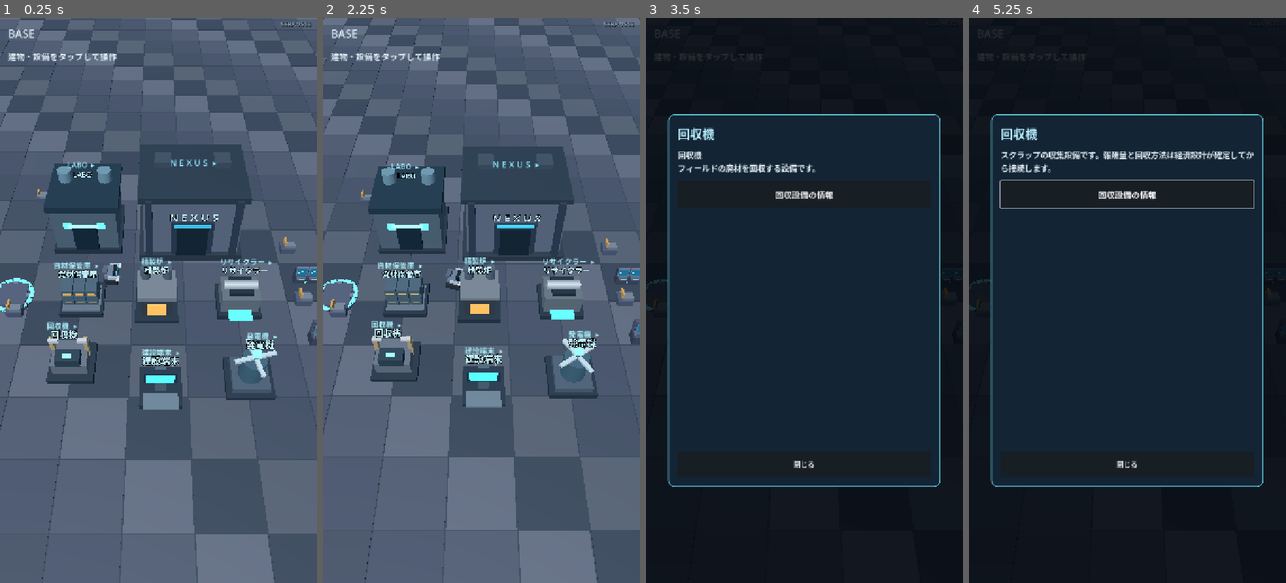
Above: before the commit, frames 1-4 (left to right).
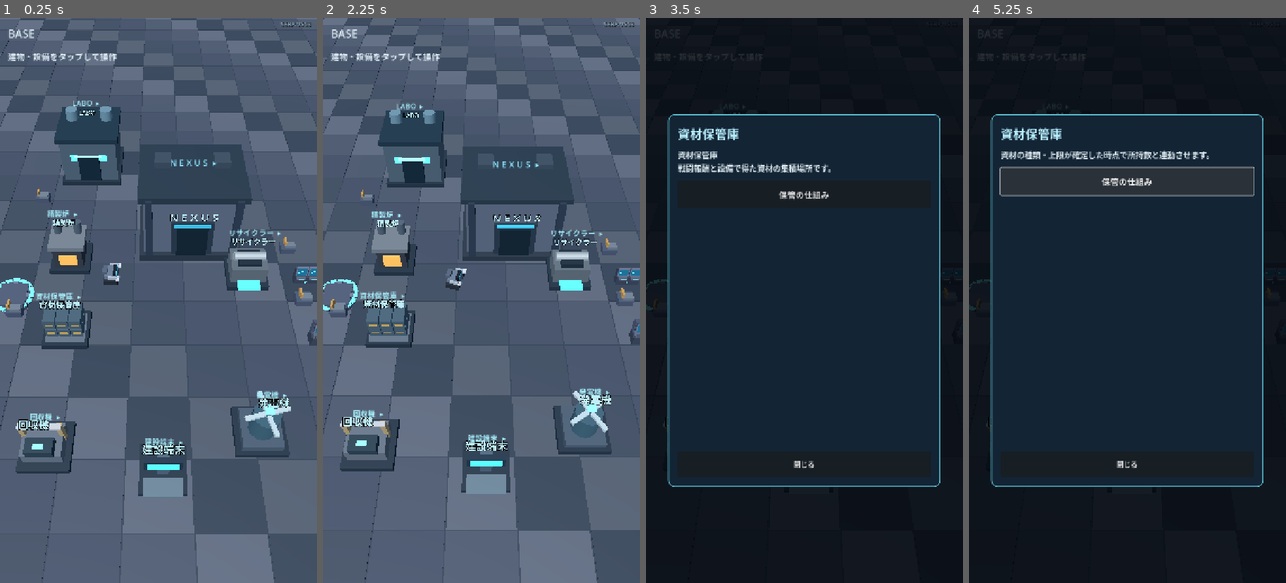
Above: after the commit, the same moments.

Repository: shejklgaia-png/-
Game: Godot game, scene res://scenes/base_exploration.tscn
Same seed, same stepped clock (60 frames per second), same inputs: the game is played once before the commit and once after it.
Inputs (mouse positions are in pixels of both pictures, inside the frame that each line leads up to):
- Up to frame 1 (0.25 s): no input
- Up to frame 2 (2.25 s): tap Enter at 0.5 s; move the mouse to (551, 272) at 0.52 s; hold Right (ui_right) 0.53-1.25 s; tap G at 0.6 s; click (551, 272) at 0.67 s; tap Space at 0.77 s; click "分解工程" at 1.25 s; click "閉じる" at 2 s
- Up to frame 3 (3.5 s): drag from (741, 328) to (788, 413) at 2.77 s
- Up to frame 4 (5.25 s): click "回収設備の情報" (after the commit: "保管の仕組み") at 3.5 s; click "回収設備の情報" (after the commit: "保管の仕組み") at 4.25 s; tap Space at 5 s; move the mouse to (1159, 176) at 5.02 s; hold Right (ui_right) from 5.03 s (still down); tap J at 5.1 s

The runs differ from the first frame. In frame 1, 15% of the frame differs, in the area x 4-92%, y 14-85%; in frame 2, 14%; in frame 3, 1.2%; in frame 4, 2.4%.

Commit message:
feat(base): scatter LABO and six resources across overhead portrait field; keep edge tags readable

Diff:
--- a/scripts/base_facility_system.gd
+++ b/scripts/base_facility_system.gd
@@ -2,19 +2,19 @@
 ## Base field architecture: LABO is one building; resources, power and construction
 ## are independent physical machines. NEXUS remains in the parent scene.
 const FACILITY_SPECS = [
-    {"id": "LABO", "name": "LABO", "at": Vector3(-4.45, 0.0, -7.45),
+    {"id": "LABO", "name": "LABO", "at": Vector3(-4.90, 0.0, -14.40),
         "size": Vector3(4.25, 4.1, 4.35), "subtitle": "Shell / OS / スロット開発"},
-    {"id": "SCRAP_COLLECTOR", "name": "回収機", "at": Vector3(-4.45, 0.0, 2.65),
+    {"id": "SCRAP_COLLECTOR", "name": "回収機", "at": Vector3(-5.10, 0.0, 7.00),
         "size": Vector3(2.35, 2.55, 2.25), "subtitle": "スクラップ収集"},
-    {"id": "SMELTER", "name": "精製炉", "at": Vector3(-0.10, 0.0, -1.10),
+    {"id": "SMELTER", "name": "精製炉", "at": Vector3(-5.40, 0.0, -4.70),
         "size": Vector3(2.40, 2.85, 2.40), "subtitle": "素材の精製"},
-    {"id": "RECYCLER", "name": "リサイクラー", "at": Vector3(4.55, 0.0, -1.35),
+    {"id": "RECYCLER", "name": "リサイクラー", "at": Vector3(5.30, 0.0, -3.50),
         "size": Vector3(2.45, 2.55, 2.35), "subtitle": "不要素材の分解"},
-    {"id": "GENERATOR", "name": "発電機", "at": Vector3(4.55, 0.0, 3.55),
+    {"id": "GENERATOR", "name": "発電機", "at": Vector3(4.70, 0.0, 6.30),
         "size": Vector3(2.40, 3.10, 2.25), "subtitle": "拠点電力"},
-    {"id": "STORAGE", "name": "資材保管庫", "at": Vector3(-4.35, 0.0, -1.45),
+    {"id": "STORAGE", "name": "資材保管庫", "at": Vector3(-5.00, 0.0, 0.60),
         "size": Vector3(2.45, 2.15, 2.30), "subtitle": "資源の保管"},
-    {"id": "BUILD_TERMINAL", "name": "建設端末", "at": Vector3(0.10, 0.0, 4.05),
+    {"id": "BUILD_TERMINAL", "name": "建設端末", "at": Vector3(0.20, 0.0, 8.00),
         "size": Vector3(2.10, 2.55, 2.10), "subtitle": "拠点の建設・拡張"}
 ]
 
@@ -326,8 +326,16 @@
         tag.visible = not camera.is_position_behind(vertex)
         if tag.visible:
             var point: Vector2 = camera.unproject_position(vertex)
-            tag.position = point - Vector2(115, 22)
-            tag.size = Vector2(230, 40)
+            # Outer facilities approach the portrait view edges. Keep labels
+            # readable without moving their physical touch targets inward.
+            var viewport: Vector2 = camera.get_viewport().get_visible_rect().size
+            var label_width: float = minf(190.0, maxf(80.0, viewport.x - 16.0))
+            tag.size = Vector2(label_width, 40.0)
+            tag.position = Vector2(
+                clampf(point.x - label_width * 0.5, 8.0,
+                    maxf(8.0, viewport.x - label_width - 8.0)),
+                clampf(point.y - 22.0, 110.0,
+                    maxf(110.0, viewport.y - 48.0)))
 
 func is_menu_open() -> bool:
     return modal != null and modal.visible
